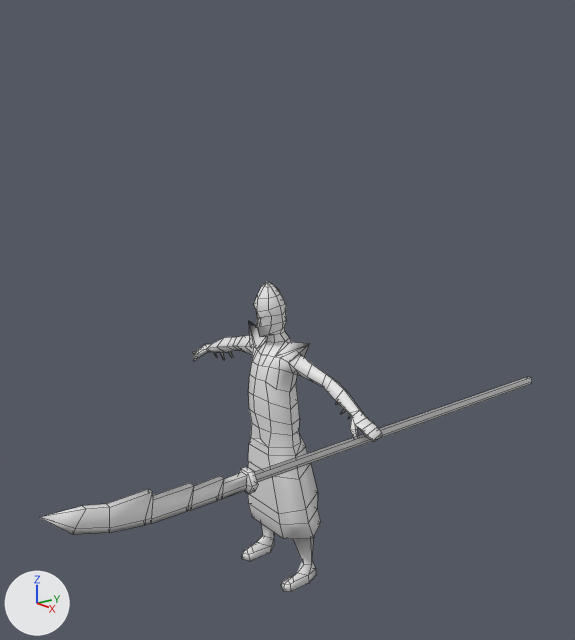
One commit to the Blender file models/guardv3startanim.blend: the scene before it, then after it.
Rendered twice from a 50 mm lens placed at (12.64, -9.5, 10.43), pointed at (0.4, 0.04, 5.93). Every picture has the same lights, and +X, +Y and +Z are marked at lower left. Mesh edges are drawn as thin lines.
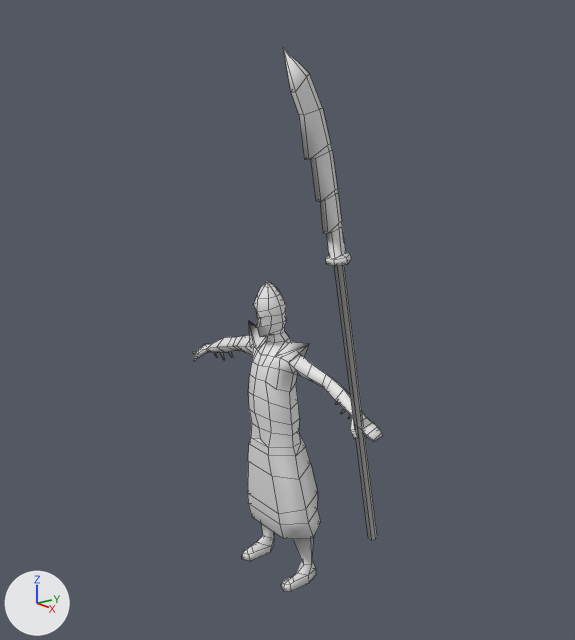
What changed in the scene script:
```text
Change me_circle_001:
    used by ob_circle_001; location = (2.88, -0.11, 4.23); rotation_euler = (1.571, 1.571, 0.0), in degrees (90, 90, 0); scale = (0.597, 0.597, 0.597)
    remove me_circle_001.from_pydata(...)  # 476 vertices, 515 faces; spans x -4.1..7.1, y -10.1..0.4, z -8.3..10.2
    add me_circle_001.from_pydata(...)  # 476 vertices, 515 faces; spans x -11.4..7.1, y -10.1..0.4, z -1.5..3.0
    me_circle_001 part 1: 71 of 476 vertices moved; they spanned x -1.0..0.3, y -0.4..0.4, z -8.3..10.2 and now span x -11.4..3.7, y -0.5..0.2, z -0.8..3.0; mean shift (-6.4, -0.1, -3.5); largest move (-0.2, 0.0, 9.5) -> (-10.8, -0.1, 2.2)
```

Location of each change, [x1, y1, x2, y2] in pixels of the pictures (575 x 640 px; the box of a moved part takes in the faces that stretch with it):
'Circle.001', reshaped (61% narrower, 75% taller): before [40, 281, 532, 592]; after [193, 48, 383, 592]
part 1 of me_circle_001, moved or reshaped: before [40, 377, 532, 535]; after [283, 48, 377, 540]
